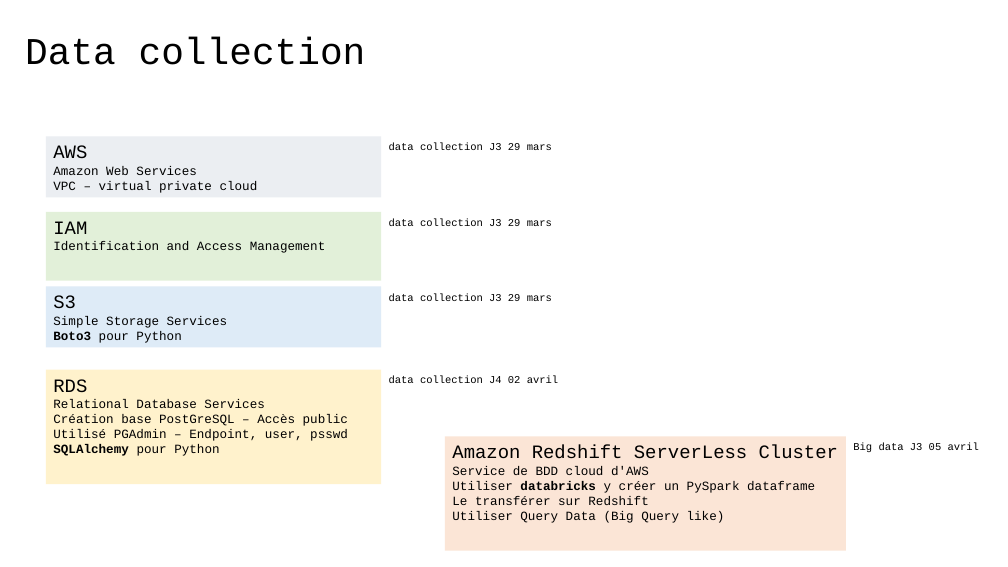
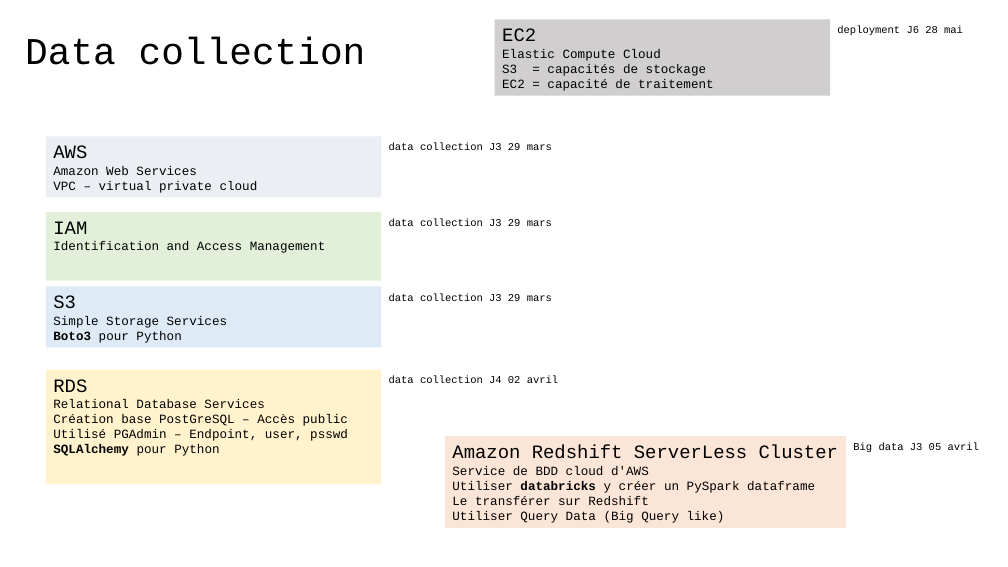
Before and after one commit to 40tude/fullstack_mars_2024_2, a slide deck: slide 1 of 12_assets/course_review.pptx. Drawn at 1008x567 pixels with LibreOffice and Linux fonts; fonts in the diff are those of the drawing. Boxes give left, top, right and bottom in pixels: in the first picture for what was removed or moved away, otherwise in the second. Text is boxed around its words. In the diff, an @@ line names an element or a change of style, - is before the commit and + after.

```diff
--- a/12_assets/course_review.pptx
+++ b/12_assets/course_review.pptx
@@ rectangle added at [495, 20, 830, 96], fill #D0CECE, 12 pt, text #000000 @@
+EC2
+Elastic Compute Cloud
+S3 = capacités de stockage
+EC2 = capacité de traitement
@@ text added at [837, 25, 963, 35], 10 pt, text #000000 @@
+deployment J6 28 mai
@@ rectangle "Amazon Redshift ServerLess Cluster": place and size @@
-rectangle "Amazon Redshift ServerLess Cluster" at [445, 436, 846, 551]
+rectangle "Amazon Redshift ServerLess Cluster" at [445, 436, 846, 528]
```
Also in this commit, not shown: 4 other slides changed, 8 slides added, 2 slides removed.
